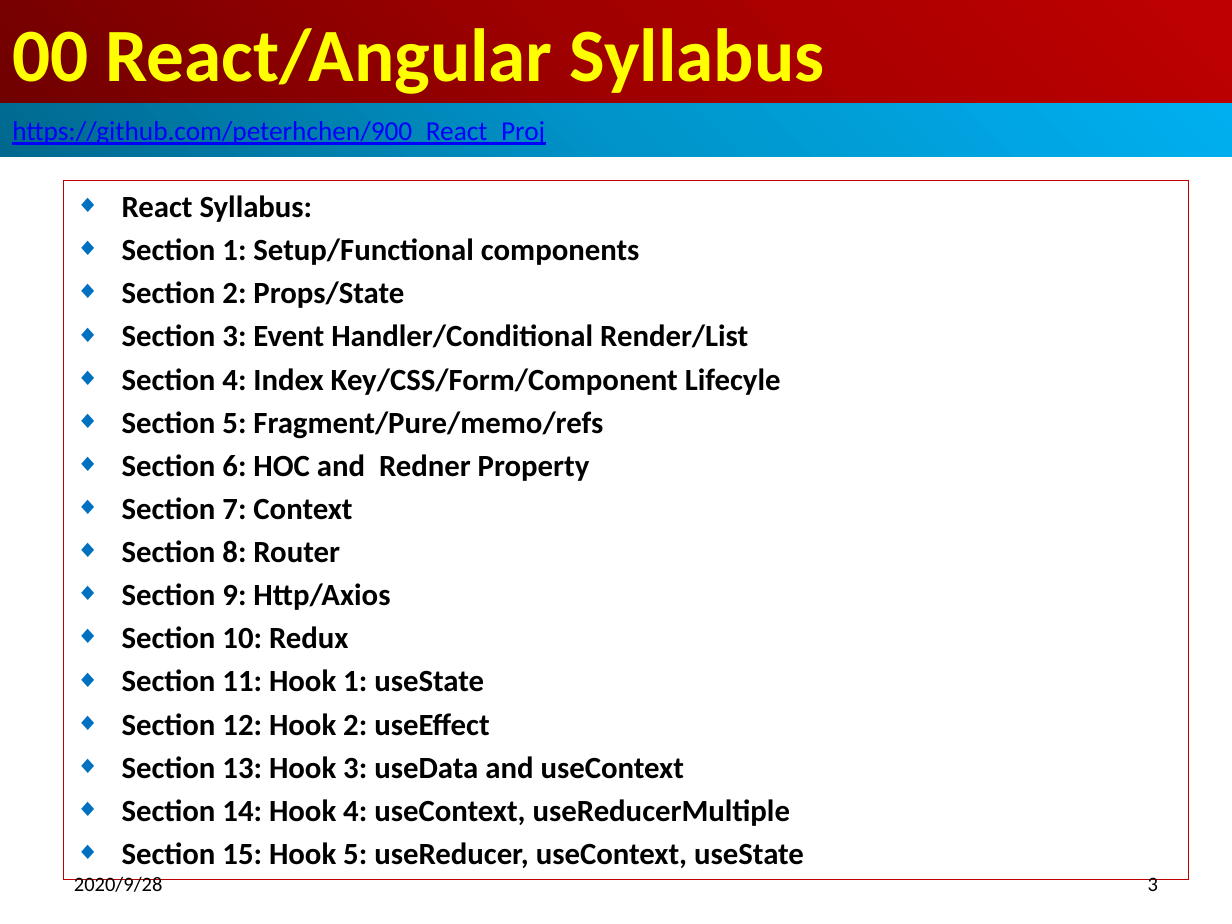
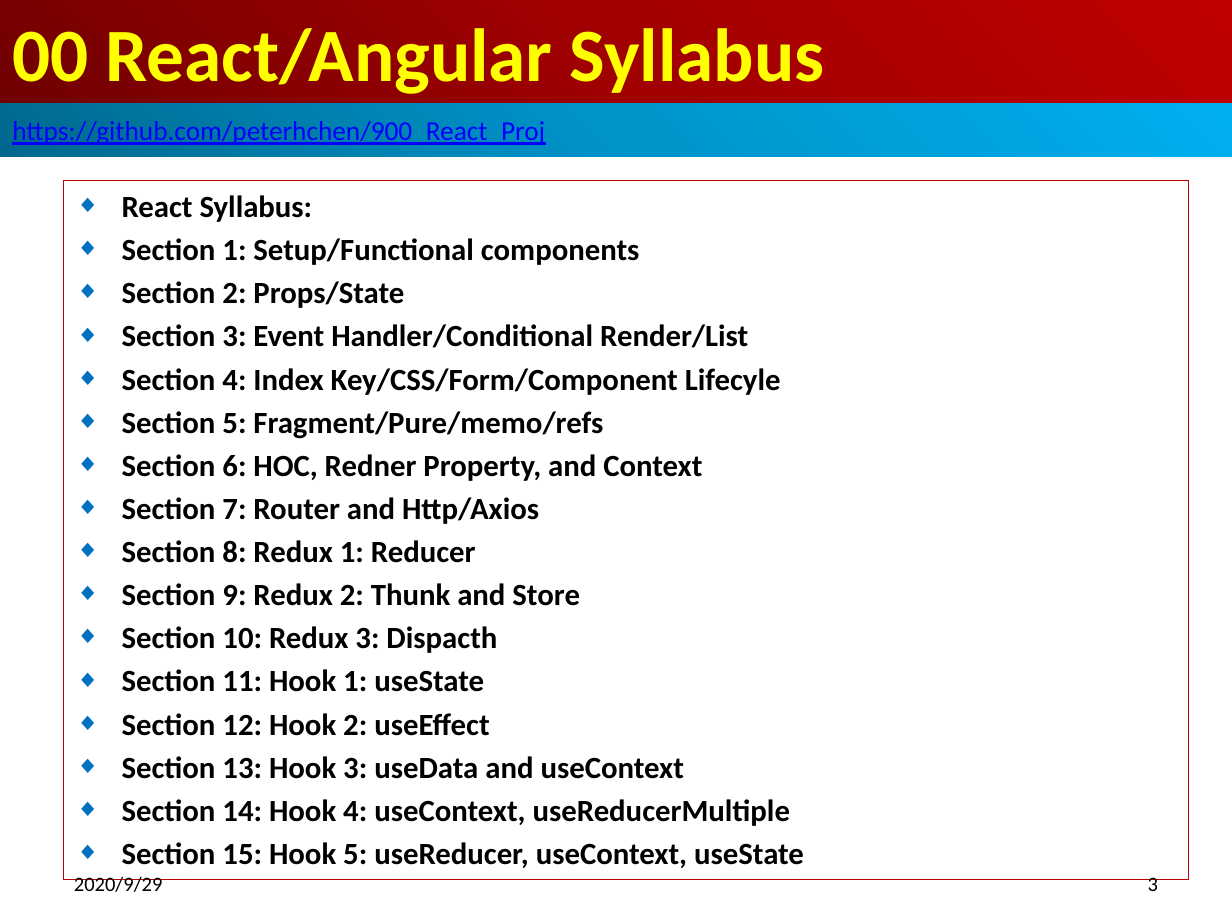
Before and after one commit to peterhchen/900_SVU_ReactJS, a slide deck: slide 3 of 000_ReactJS_V03.pptx. Drawn at 1232x924 pixels with LibreOffice and Linux fonts; fonts in the diff are those of the drawing. Boxes give left, top, right and bottom in pixels: in the first picture for what was removed or moved away, otherwise in the second. Text is boxed around its words. In the diff, an @@ line names an element or a change of style, - is before the commit and + after.

```diff
--- a/000_ReactJS_V03.pptx
+++ b/000_ReactJS_V03.pptx
@@ subtitle at (x1=122, y1=454, x2=702, y2=653): text changed @@
-◆ Section 6: HOC and Redner Property
-◆ Section 7: Context
-◆ Section 8: Router
-◆ Section 9: Http/Axios
-◆ Section 10: Redux
+◆ Section 6: HOC, Redner Property, and Context
+◆ Section 7: Router and Http/Axios
+◆ Section 8: Redux 1: Reducer
+◆ Section 9: Redux 2: Thunk and Store
+◆ Section 10: Redux 3: Dispacth
@@ text at (x1=74, y1=876, x2=163, y2=892): text changed @@
-2020/9/28
+2020/9/29
```
Also in this commit, not shown: 4 other slides changed, 1 slide removed, 5 other files.
